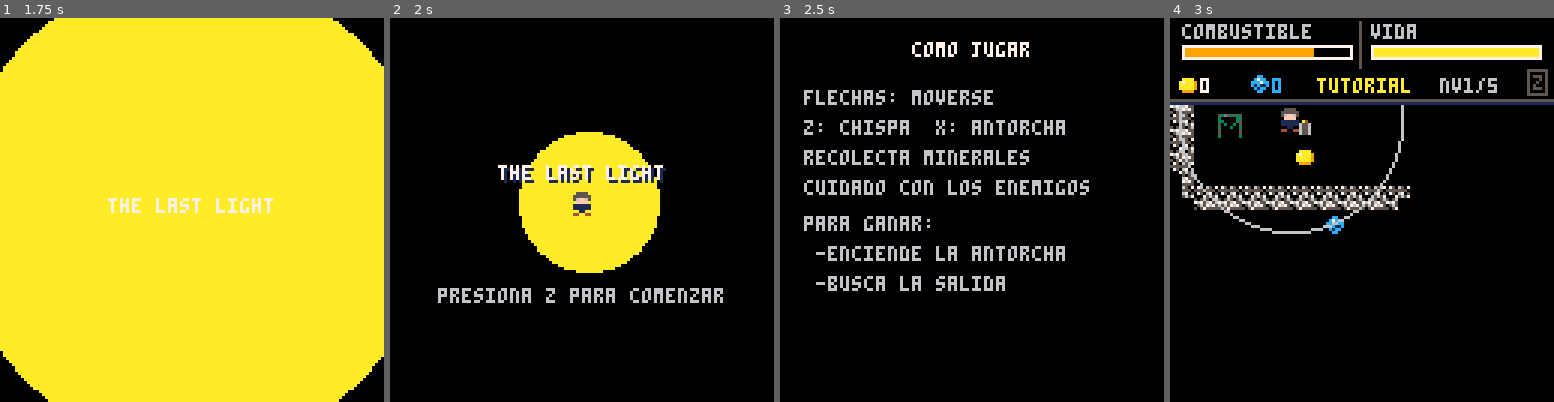
Above: before the commit, frames 1-4 (left to right).
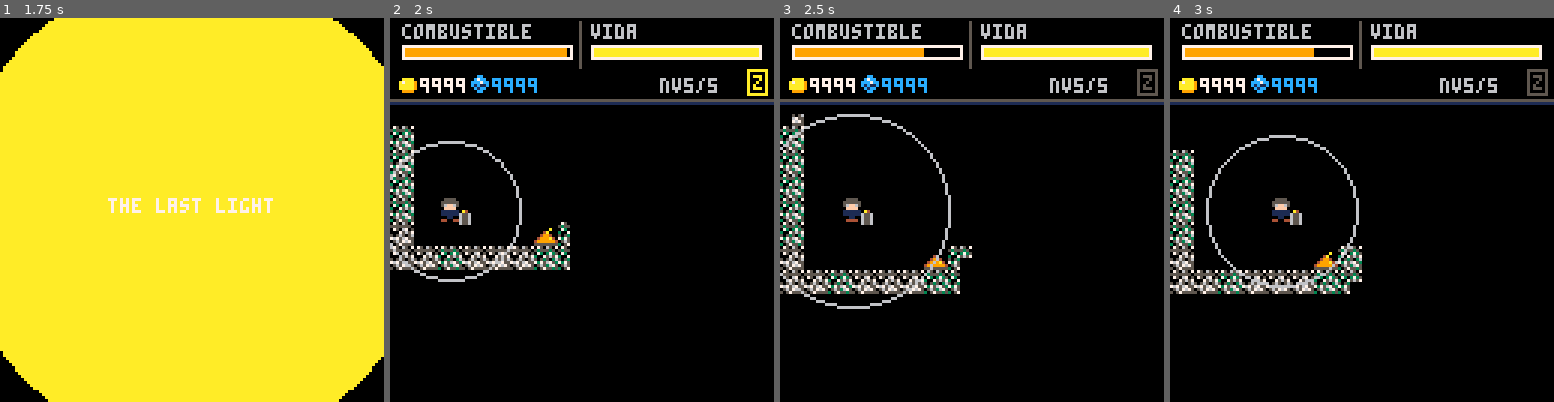
Above: after the commit, the same moments.

Repository: goncho09/the-last-light
Game: PICO-8 cartridge the-last-light.p8
Same seed, same stepped clock (60 frames per second), same inputs: the game is played once before the commit and once after it.
Inputs:
- Up to frame 1 (1.75 s): tap X (X key) at 0.33, 1.07 s; tap O (Z key) at 0.7, 1.7 s; hold Right from 1.6 s (still down)
- Up to frame 2 (2 s): keep holding Right; tap X (X key) at 1.85 s
- Up to frame 3 (2.5 s): release Right at 2.1 s; tap O (Z key) at 2.1 s; hold Up 2.15-2.42 s; hold Right from 2.47 s (still down)
- Up to frame 4 (3 s): keep holding Right; tap O (Z key) at 2.5, 2.9 s; tap X (X key) at 2.97 s

Frame 1 is identical in both runs. In frame 2, 24% of the frame differs, in the area x 0-100%, y 0-75%; in frame 3, 19%; in frame 4, 11%.

Commit message:
FixesBoss

Diff:
--- a/the-last-light.p8
+++ b/the-last-light.p8
@@ -4,7 +4,7 @@
 -- the last light
 -- ==========================================
 -- apartado de pruebas / debug
-modo_prueba_jefe = false
+modo_prueba_jefe = true
 -- ==========================================
 -- constantes
 spr_jugador = 1
@@ -1453,30 +1452,43 @@
         p_dir_x = 0,
         p_dir_y = 1
     }
-    -- no borramos la lista completa, solo agregamos a escorpios de forma limpia
     add(enemigos, escorpios)
 end
 
+function cerrar_arena_jefe()
+    mset(15, 31, 30)
+    mset(15, 32, 30)
+end
+
 function actualizar_jefe(e)
-    if jefe_shake > 0 then jefe_shake -= 0.015 end
+    if jefe_muerto then
+        jefe_shake = 0
+        return
+    end
+
+    if jefe_shake > 0 then
+        jefe_shake -= 0.2
+    end
     if e.timer_molestado > 0 then e.timer_molestado -= 1 end
 
-    -- 1. estado: durmiendo
+    -- 1. durmiendo
     if e.estado == "durmiendo" then
         e.pinza_offset = 0
         local dx = px - e.x
         local dy = py - e.y
         local dist = sqrt(dx * dx + dy * dy)
+
         if dist < 55 then
             e.estado = "despertando"
             e.timer_estado = 120
             jefe_en_intro = true
             sfx(7)
+            cerrar_arena_jefe()   -- ヌ●… cierra la arena
         end
         return
     end
 
-    -- 2. estado: despertando
+    -- 2. despertando
     if e.estado == "despertando" then
         e.timer_estado -= 1
         e.pinza_offset += 0.5 * e.pinza_dir
@@ -1496,7 +1508,7 @@
         return
     end
 
-    -- 3. estado: combate activo
+    -- 3. combate
     if e.estado == "combate" then
         e.pinza_offset += 0.08 * e.pinza_dir
         if e.pinza_offset > 3 then e.pinza_dir = -1 end
@@ -1529,89 +1541,76 @@
         end
     end
 
-    -- anticipaciれ⧗n: carga del lれくser
+    -- carga lれくser
     if e.estado == "carga_laser" then
         e.timer_estado -= 1
         e.pinza_offset = sin(t() * 25) * 2
         if e.timer_estado <= 0 then
             e.estado = "ataque_laser"
-            e.timer_estado = 45 -- るくreducida la duraciれ⧗n a la mitad! (rれくpido y justo)
+            e.timer_estado = 45
             sfx(11)
         end
     end
 
-    -- habilidad 1: ataque rayo laser (optimizado contra lag + corto alcance)
+    -- ataque lれくser
     if e.estado == "ataque_laser" then
         e.timer_estado -= 1
-
         local factor_progreso = 1 - (e.timer_estado / 45)
-        local vel_seguimiento = mid(0.5, 0.5 + (factor_progreso * 2.0), 2.5)
-
+        local vel_seguimiento = mid(0.5, 0.5 + (factor_progreso * 2), 2.5)
         local ldx = (px + 4) - e.lx
         local ldy = (py + 4) - e.ly
-        local ldist = sqrt(ldx * ldx + ldy * ldy)
+        local ldist = sqrt(ldx*ldx + ldy*ldy)
         if ldist > 0 then
             e.lx += (ldx / ldist) * vel_seguimiento
             e.ly += (ldy / ldist) * vel_seguimiento
         end
-
-        -- るくrango reducido a 48 pれ♪xeles maximo! (medio alcance total)
         local bx = e.x + 4
         local by = e.y + 4
         local v_dx = e.lx - bx
         local v_dy = e.ly - by
-        local v_dist = sqrt(v_dx * v_dx + v_dy * v_dy)
-
+        local v_dist = sqrt(v_dx*v_dx + v_dy*v_dy)
         if v_dist > 48 then
             e.lx = bx + (v_dx / v_dist) * 48
             e.ly = by + (v_dy / v_dist) * 48
         end
-
-        -- optimizaciれはn anti-lag: comprobaciれはn directa por proximidad en vez de bucles redundantes
         if timer_inmunidad <= 0 then
             if abs(e.lx - (px + 4)) < 8 and abs(e.ly - (py + 4)) < 8 then
-                vida = mid(0, vida - 12, 100)
+                vida = mid(0, vida - 12, vida_max)
                 timer_inmunidad = 30
                 timer_flash_dano = 6
                 sfx(7)
             end
         end
-
         if e.timer_estado <= 0 then
             e.estado = "combate"
             e.timer_ataque = 0
         end
     end
 
-    -- habilidad 2: ataque pinzas extensibles
+    -- ataque pinzas
     if e.estado == "ataque_pinzas" then
         e.timer_estado -= 1
-
         if e.timer_estado > 45 then
             e.pinza_offset = -3 + sin(t() * 35) * 1
         elseif e.timer_estado > 20 then
-            local progreso_lanzamiento = 1 - ((e.timer_estado - 20) / 25)
-            local vel_incremental = 0.3 + (progreso_lanzamiento * 2.5)
-            e.pinza_offset += vel_incremental
-
+            local progreso = 1 - ((e.timer_estado - 20) / 25)
+            local vel = 0.3 + (progreso * 2.5)
+            e.pinza_offset += vel
             if e.pinza_offset > 32 then e.pinza_offset = 32 end
         else
             e.pinza_offset -= 4.5
             if e.pinza_offset < 0 then e.pinza_offset = 0 end
         end
-
         if timer_inmunidad <= 0 and e.timer_estado <= 45 then
             local cx = (e.x + 4) + (e.p_dir_x * e.pinza_offset)
             local cy = (e.y + 4) + (e.p_dir_y * e.pinza_offset)
-
             if abs(cx - (px + 4)) < 8 and abs(cy - (py + 4)) < 8 then
-                vida = mid(0, vida - 15, 100)
+                vida = mid(0, vida - 15, vida_max)
                 timer_inmunidad = 30
                 timer_flash_dano = 6
                 sfx(7)
             end
         end
-
         if e.timer_estado <= 0 then
             e.pinza_offset = 0
             e.estado = "combate"
@@ -1619,7 +1618,7 @@
         end
     end
 
-    -- 4. estado: atacando el suelo
+    -- slam
     if e.estado == "ataque_slam" then
         e.timer_estado -= 1
         e.pinza_offset = -6
@@ -1632,7 +1631,7 @@
         end
     end
 
-    -- 5. estado: vulnerable
+    -- vulnerable
     if e.estado == "vulnerable" then
         e.timer_estado -= 1
         e.pinza_offset = 6
@@ -1642,26 +1641,26 @@
         end
     end
 
+    -- colisiれはn cuerpo a cuerpo
     if timer_inmunidad <= 0 and not e.confundido
-            and e.estado != "carga_laser" and e.estado != "ataque_laser" and e.estado != "ataque_pinzas"
-            and abs(px - e.x) < 12 and abs(py - e.y) < 10 then
+        and e.estado != "carga_laser" and e.estado != "ataque_laser" and e.estado != "ataque_pinzas"
+        and abs(px - e.x) < 12 and abs(py - e.y) < 10 then
         aplicar_ataque_enemigo(e)
     end
 end
 
+-- resto de funciones (sin cambios)
 function disparar_proyectil_jefe(x, y)
     local dx = px - x
     local dy = py - y
     local dist = sqrt(dx * dx + dy * dy)
     if dist > 0 then
-        local p = {
-            x = x,
-            y = y,
+        add(proyectiles_jefe, {
+            x = x, y = y,
             vx = (dx / dist) * 1.6,
             vy = (dy / dist) * 1.6,
             vida_util = 90
-        }
-        add(proyectiles_jefe, p)
+        })
         sfx(8)
     end
 end
@@ -1671,10 +1670,9 @@
         p.x += p.vx
         p.y += p.vy
         p.vida_util -= 1
-
         if abs(p.x - (px + 4)) < 6 and abs(p.y - (py + 4)) < 6 then
             if timer_inmunidad <= 0 then
-                vida = mid(0, vida - 10, 100)
+                vida = mid(0, vida - 10, vida_max)
                 timer_inmunidad = 30
                 timer_flash_dano = 6
                 sfx(7)
@@ -1687,16 +1685,14 @@
 end
 
 function jefe_terremoto_molesto()
-    jefe_shake = 4
+    jefe_shake = 6
     local r = rnd(1)
     local cantidad_directas = 1
     if r > 0.85 and r <= 0.97 then cantidad_directas = 2 end
     if r > 0.97 then cantidad_directas = 3 end
-
     for i = 1, cantidad_directas do
         crear_piedra(escorpios.x + 4 + (i * 2) - 2, true)
     end
-
     local cantidad_extras = 1 + flr(rnd(2))
     for i = 1, cantidad_extras do
         local rand_x = escorpios.x - 30 + rnd(60)
@@ -1719,16 +1714,14 @@
 
 function crear_piedra(pos_x, va_a_jefe)
     local inicio_y = escorpios.y - 64
-    add(
-        piedras_caendo, {
-            x = pos_x,
-            y = inicio_y,
-            vy = 2.5,
-            spr = 26,
-            hacia_jefe = va_a_jefe,
-            suelo_y = escorpios.y + 6
-        }
-    )
+    add(piedras_caendo, {
+        x = pos_x,
+        y = inicio_y,
+        vy = 2.5,
+        spr = 26,
+        hacia_jefe = va_a_jefe,
+        suelo_y = escorpios.y + 6
+    })
 end
 
 function actualizar_piedras()
@@ -1736,37 +1729,25 @@
         p.y += p.vy
         local romperse = false
         local golpe_objetivo = false
-
         if abs(p.x - (px + 4)) < 6 and abs(p.y - (py + 4)) < 6 then
-            vida = mid(0, vida - 25, 100)
+            vida = mid(0, vida - 25, vida_max)
             timer_flash_dano = 4
             romperse = true
             golpe_objetivo = true
         end
-
         if not golpe_objetivo then
-            local centro_jefe_x = escorpios.x + 4
-            local centro_jefe_y = escorpios.y + 4
-            if abs(p.x - centro_jefe_x) < 10 and abs(p.y - centro_jefe_y) < 10 then
+            local cx = escorpios.x + 4
+            local cy = escorpios.y + 4
+            if abs(p.x - cx) < 10 and abs(p.y - cy) < 10 then
                 jefe_recibir_danio(8)
                 romperse = true
                 golpe_objetivo = true
             end
         end
-
         if p.y >= p.suelo_y then romperse = true end
-
         if romperse then
             if rnd(1) < 0.75 then
-                add(
-                    minerales, {
-                        spr = 10,
-                        x = p.x,
-                        y = p.y - 2,
-                        tipo = "carbon",
-                        activo = true
-                    }
-                )
+                add(minerales, {spr=10, x=p.x, y=p.y-2, tipo="carbon", activo=true})
             end
             del(piedras_caendo, p)
         end
@@ -1776,40 +1757,36 @@
 function dibujar_escorpios(e)
     local po = flr(e.pinza_offset)
     palt(0, true)
-
     if e.estado == "carga_laser" then
-        local r_circulo = 4 + sin(t() * 15) * 2
-        local col_carga = (flr(t() * 15) % 2 == 0) and 9 or 8
-        circ(e.x + 4, e.y + 4, r_circulo, col_carga)
-    end
-
+        local r = 4 + sin(t()*15)*2
+        local col = (flr(t()*15)%2==0) and 9 or 8
+        circ(e.x+4, e.y+4, r, col)
+    end
     if e.estado == "ataque_laser" then
         local rem = e.timer_estado
         if rem > 30 then
-            line(e.x + 4, e.y + 4, e.lx, e.ly, 8)
-            line(e.x + 3, e.y + 4, e.lx - 1, e.ly, 9)
-            line(e.x + 5, e.y + 4, e.lx + 1, e.ly, 10)
+            line(e.x+4, e.y+4, e.lx, e.ly, 8)
+            line(e.x+3, e.y+4, e.lx-1, e.ly, 9)
+            line(e.x+5, e.y+4, e.lx+1, e.ly, 10)
         else
-            line(e.x + 4, e.y + 4, e.lx, e.ly, 9)
-        end
-    end
-
-    if e.estado == "vulnerable" and flr(t() * 12) % 2 == 0 then
-        -- parpadeo indicador
+            line(e.x+4, e.y+4, e.lx, e.ly, 9)
+        end
+    end
+    if e.estado == "vulnerable" and flr(t()*12)%2 == 0 then
+        -- parpadeo
     else
         if e.estado == "ataque_pinzas" then
             local ox = e.p_dir_x * e.pinza_offset
             local oy = e.p_dir_y * e.pinza_offset
-            spr(spr_pinza_izq, e.x - 8 + ox, e.y + oy)
+            spr(spr_pinza_izq, e.x-8 + ox, e.y + oy)
             spr(spr_cabeza, e.x, e.y)
-            spr(spr_pinza_der, e.x + 8 + ox, e.y + oy)
+            spr(spr_pinza_der, e.x+8 + ox, e.y + oy)
         else
-            spr(spr_pinza_izq, e.x - 8, e.y + po)
+            spr(spr_pinza_izq, e.x-8, e.y + po)
             spr(spr_cabeza, e.x, e.y)
-            spr(spr_pinza_der, e.x + 8, e.y + po)
-        end
-    end
-
+            spr(spr_pinza_der, e.x+8, e.y + po)
+        end
+    end
     for p in all(proyectiles_jefe) do
         circfill(p.x, p.y, 2, 11)
     end
@@ -1819,9 +1796,9 @@
 function dibujar_escorpios_offset(e, ox, oy)
     local po = flr(e.pinza_offset)
     palt(0, true)
-    spr(spr_pinza_izq, e.x - 8 + ox, e.y + po + oy)
-    spr(spr_cabeza, e.x + ox, e.y + oy)
-    spr(spr_pinza_der, e.x + 8 + ox, e.y + po + oy)
+    spr(spr_pinza_izq, e.x-8+ox, e.y+po+oy)
+    spr(spr_cabeza, e.x+ox, e.y+oy)
+    spr(spr_pinza_der, e.x+8+ox, e.y+po+oy)
     palt()
 end
 
@@ -1831,6 +1808,7 @@
     if jefe_vida <= 0 and not jefe_muerto then
         jefe_muerto = true
         jefe_timer_muerte = 90
+        jefe_shake = 0
         sfx(6)
     end
 end
@@ -1838,12 +1816,11 @@
 function dibujar_barra_jefe()
     if nivel_actual == 5 and escorpios and escorpios.estado != "durmiendo" and not jefe_muerto then
         rectfill(24, 114, 104, 118, 1)
-        local ancho_hp = flr((jefe_vida / jefe_vida_max) * 78)
-        rectfill(25, 115, 25 + ancho_hp, 117, 8)
+        local ancho = flr((jefe_vida / jefe_vida_max) * 78)
+        rectfill(25, 115, 25 + ancho, 117, 8)
         print("escorpios", 46, 106, 7)
     end
 end
-
 __gfx__
 00000000005555000000000000600600000004400000000000000000000000000000000000000000000000000000000000076000000000050750650753d53535
 000000000555555000000000065555600000440000000730000440000005500000aaaa00000cc00000555500000000000007600000000055555555503aaaaa33
